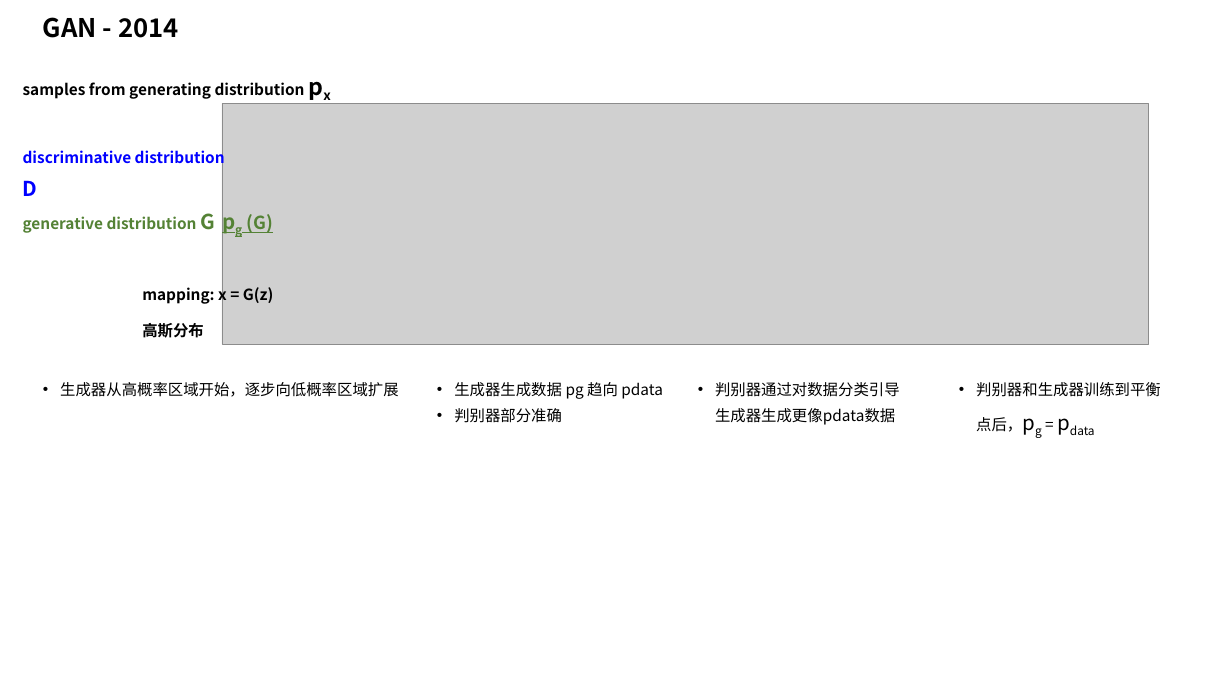
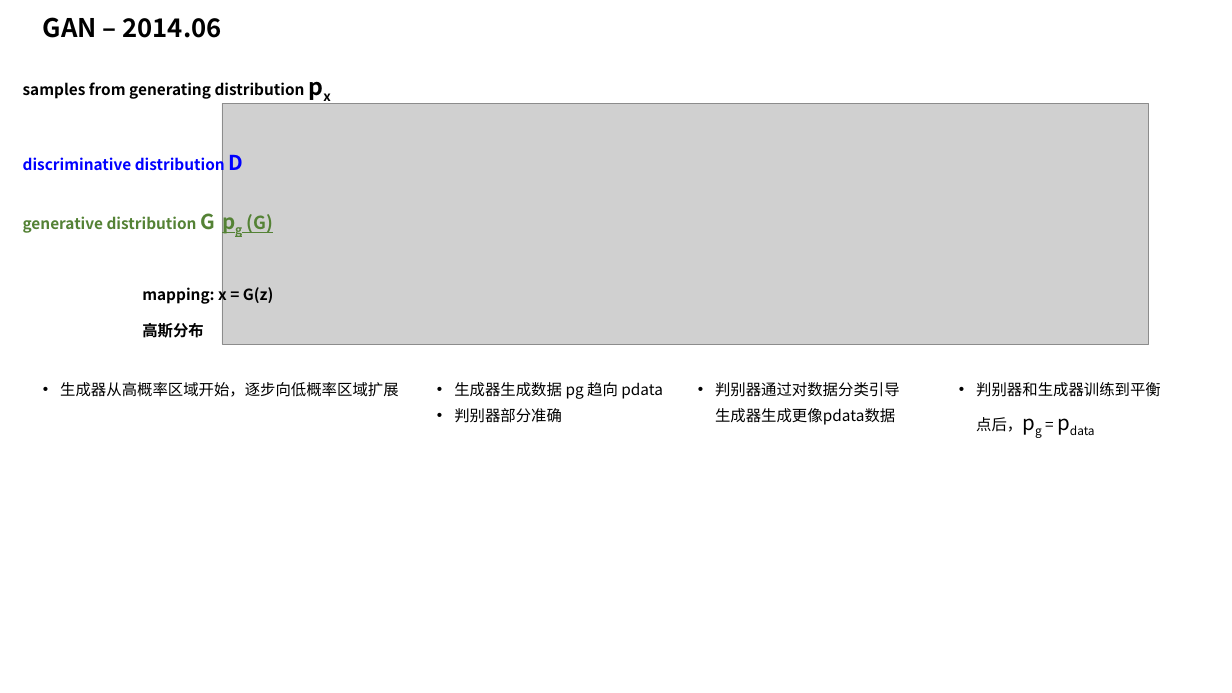
Before and after one commit to taylorguo/GAN_Understanding_Practicing, a slide deck: slide 2 of GAN_Understanding/GANunderstanding.pptx. Drawn at 1232x693 pixels with LibreOffice and Linux fonts; fonts in the diff are those of the drawing; grey boxes stand for pictures. Boxes give left, top, right and bottom in pixels: in the first picture for what was removed or moved away, otherwise in the second. Text is boxed around its words. In the diff, an @@ line names an element or a change of style, - is before the commit and + after.

```diff
--- a/GAN_Understanding/GANunderstanding.pptx
+++ b/GAN_Understanding/GANunderstanding.pptx
@@ text at [43,17,222,38]: text changed @@
-GAN - 2014
+GAN – 2014.06
@@ text "discriminative distribution D" rewrapped from [23,147,225,196] to [23,154,244,175] @@
```
Also in this commit, not shown: 9 other slides changed, 4 other files.
